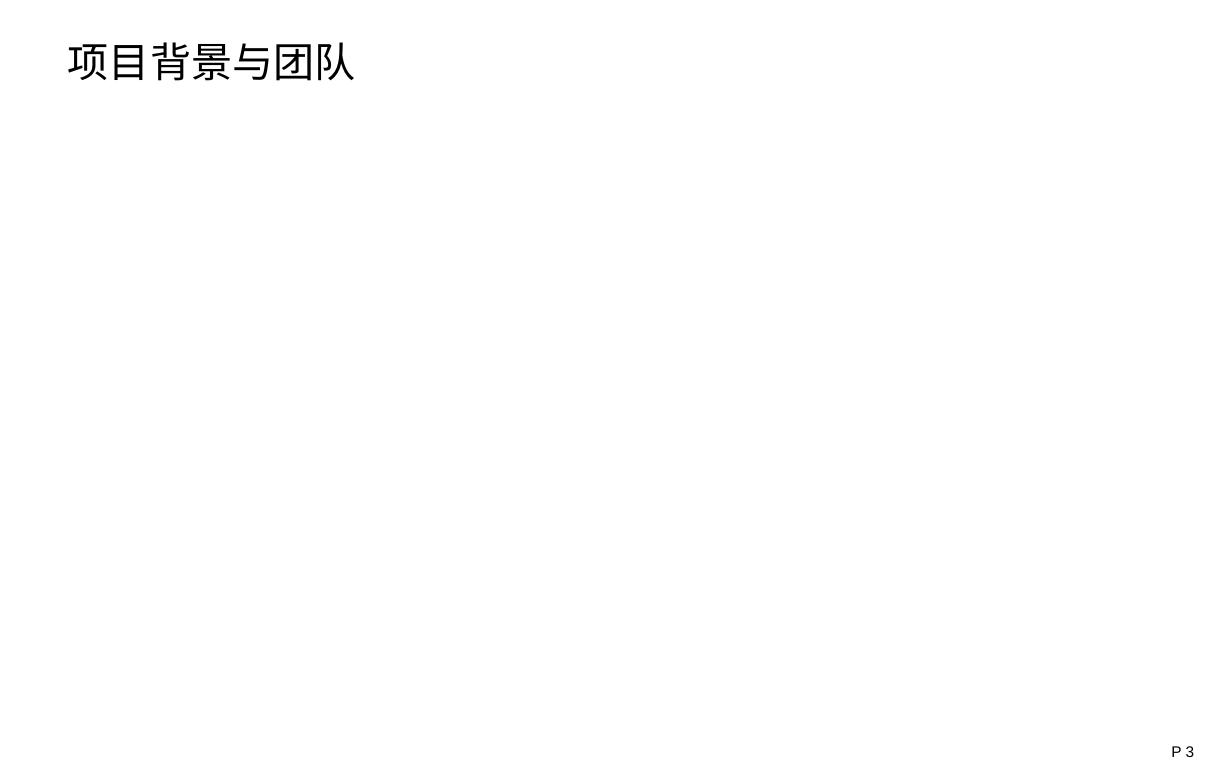
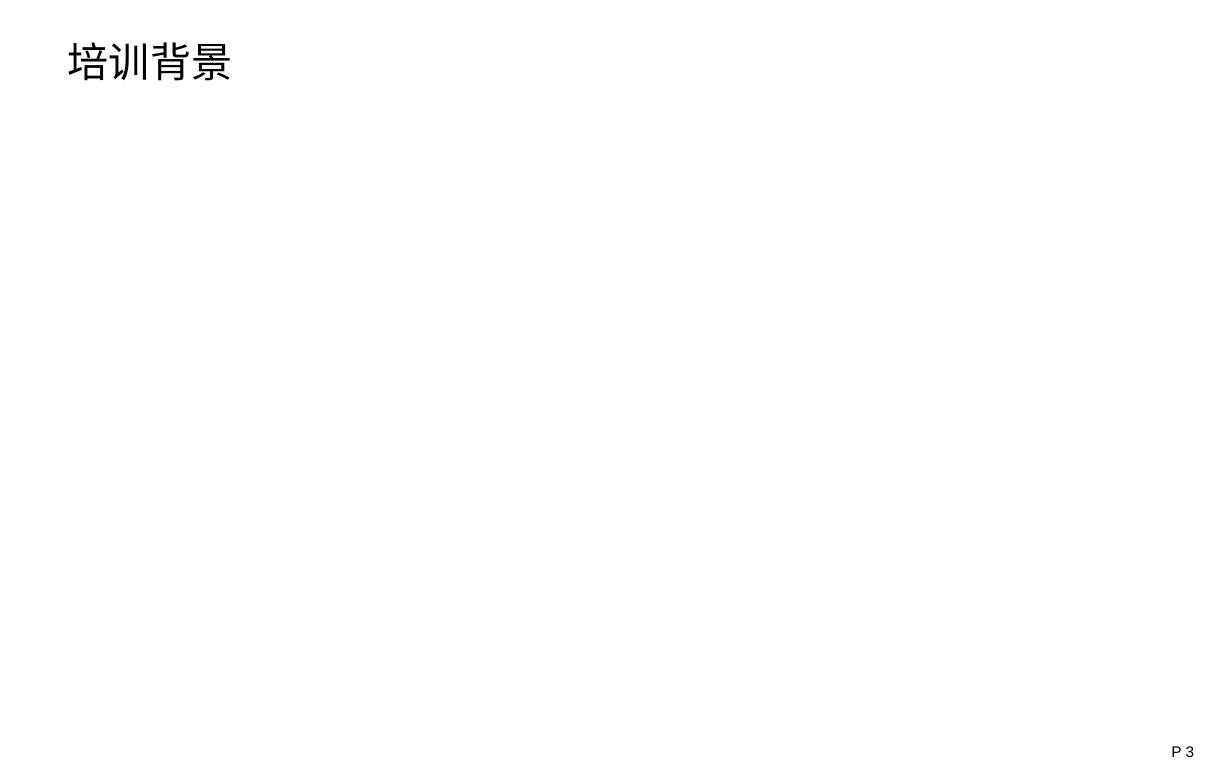
Before and after one commit to XiaosuLiao/p_course, a slide deck: slide 3 of Python课件.pptx. Drawn at 1232x770 pixels with LibreOffice and Linux fonts; fonts in the diff are those of the drawing; background and template pictures are left out. Boxes give left, top, right and bottom in pixels: in the first picture for what was removed or moved away, otherwise in the second. Text is boxed around its words. In the diff, an @@ line names an element or a change of style, - is before the commit and + after.

```diff
--- a/Python课件.pptx
+++ b/Python课件.pptx
@@ title at <box>68,42,232,81</box>: text changed @@
-项目背景与团队
+培训背景
```
Also in this commit, not shown: 3 other slides changed, 3 slides added, 2 other files.
